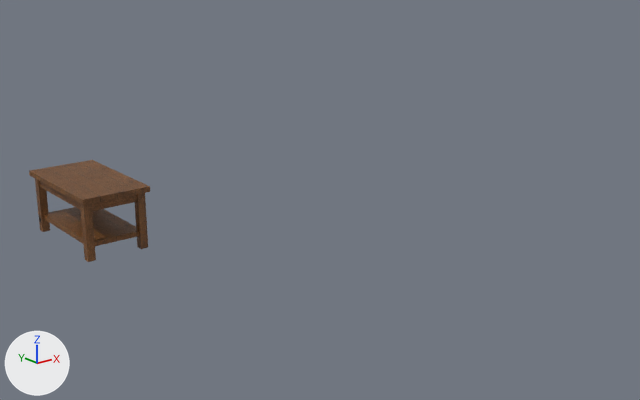
A saved change to the FBX model Assets/Models/Livingroom_Stuffs/Livingroom_Table_2.fbx.
The view is the same before and after, from a 50 mm lens placed at (-7.02, -5.16, 2.76), pointed at (-1.98, 1.13, 0.25). Lighting does not change. The marker at lower left points along +X, +Y and +Z. The picture after the commit comes second. Where no turn or scale is listed for an object, it has been applied to the vertices.

Objects in the first picture: 'Livingroom_Table_2'.
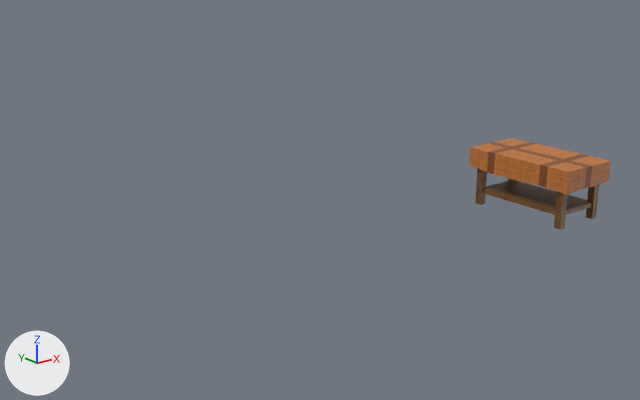
Where the change shows, as pixel boxes (x1, y1, x2, y2) in the pictures (640 x 400 px):
'Livingroom_Table_2', reshaped, moved (17% wider, 11% shorter)
    before: (29, 160, 150, 262)
    after: (469, 138, 611, 229)
part 1 of me_livingroom_table_2_001, added (brown)
    after: (469, 138, 611, 195)

What changed in the scene script:
```text
Add img_floor_mat_albedo_png:
    img_floor_mat_albedo_png = load_image('floor_mat_albedo.png', '../../M_Textures/Combos/Floor_Matt_Stylize/floor_mat_albedo.png', 1024, 1024, 'sRGB')
Add mat_sofa_furniture:
    mat_sofa_furniture = bpy.data.materials.new('Sofa_Furniture')
    # uses the picture img_floor_mat_albedo_png
    # uses the picture img_wood_stylize_furniture_normal_png
    # uses the picture img_wood_stylize_furniture_roughness_png
Change me_livingroom_table_2_001:
    used by ob_livingroom_table_2; location = (-3.824, 1.993, -0.002)
    remove me_livingroom_table_2_001.from_pydata(...)  # 116 vertices, 89 faces; spans x -0.345..0.28, y -0.45..0.708, z -0.002..0.575
    add me_livingroom_table_2_001.from_pydata(...)  # 150 vertices, 115 faces; spans x -0.357..0.292, y -0.473..0.731, z -0.002..0.586
    me_livingroom_table_2_001 part 1: a new loose piece of 34 vertices spanning x -0.357..0.292, y -0.473..0.731, z 0.37..0.586, in mat_sofa_furniture
    remove me_livingroom_table_2_001.materials.append(mat_bedroom_metal)
    add me_livingroom_table_2_001.materials.append(mat_sofa_furniture)
Change ob_livingroom_table_2:
    ob_livingroom_table_2.location: (-3.824, 1.993, -0.002) -> (0.0, 0.0, 0.0)
```
